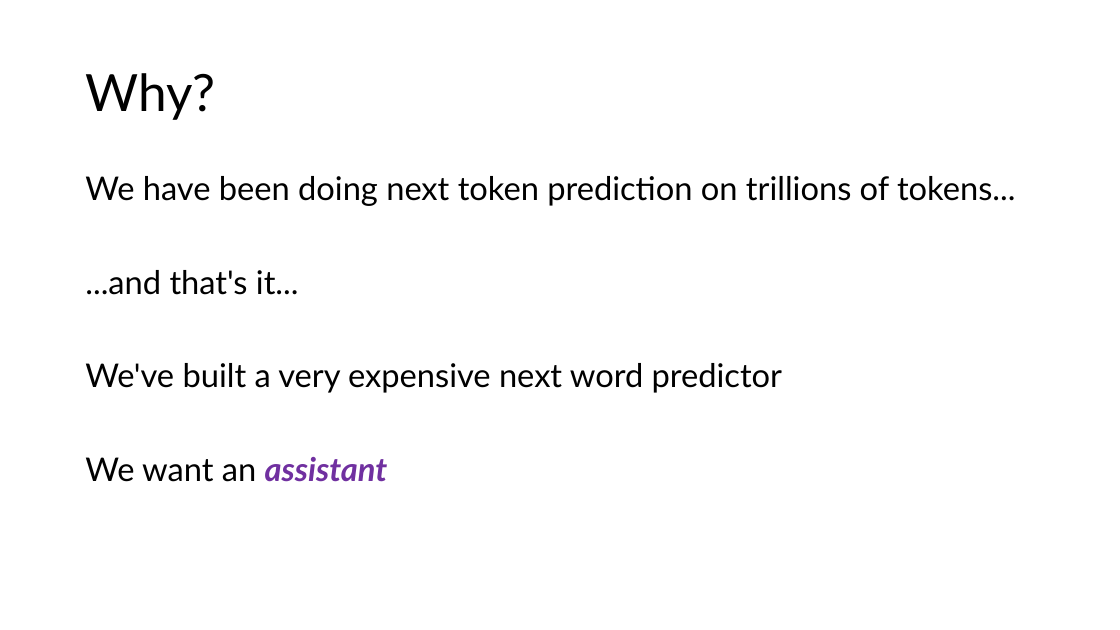
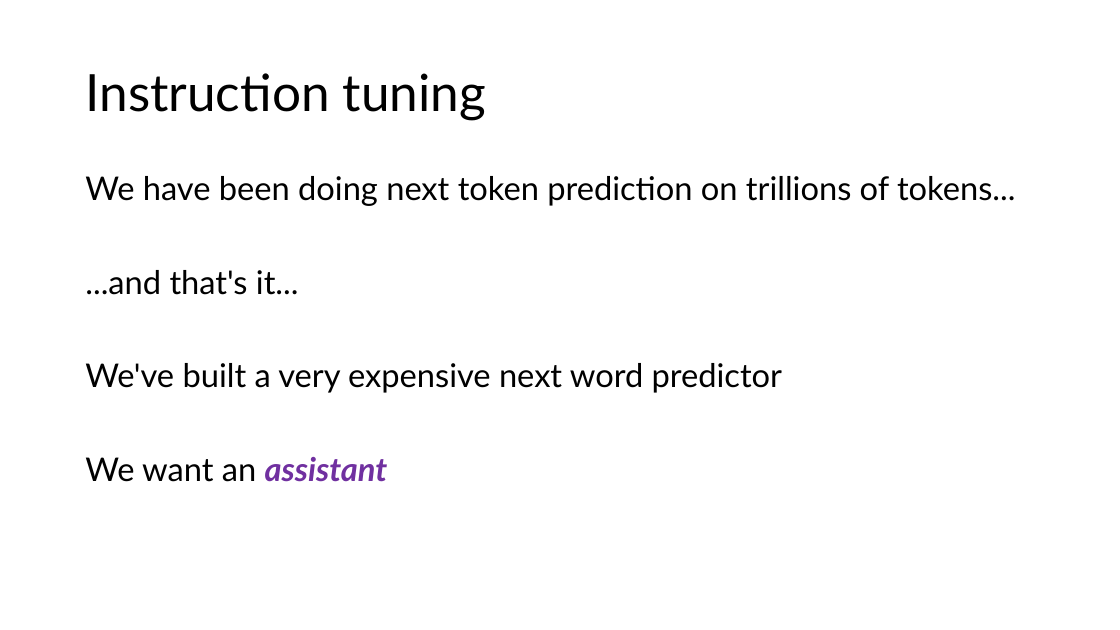
Before and after one commit to acceleratescience/large-language-models, a slide deck: slide 7 of slides/7-finetuning.pptx (slide 3 before the commit). Drawn at 1120x630 pixels with LibreOffice and Linux fonts; fonts in the diff are those of the drawing. Boxes give left, top, right and bottom in pixels: in the first picture for what was removed or moved away, otherwise in the second. Text is boxed around its words. In the diff, an @@ line names an element or a change of style, - is before the commit and + after.

Commit message:
feat(slides): update fine-tuning slides to include post-training and use material from econ lecture

```diff
--- a/slides/7-finetuning.pptx
+++ b/slides/7-finetuning.pptx
@@ title at (x1=85, y1=73, x2=486, y2=120): text changed @@
-Why?
+Instruction tuning
```
Also in this commit, not shown: 3 other slides changed, 10 slides added, 15 slides removed.
